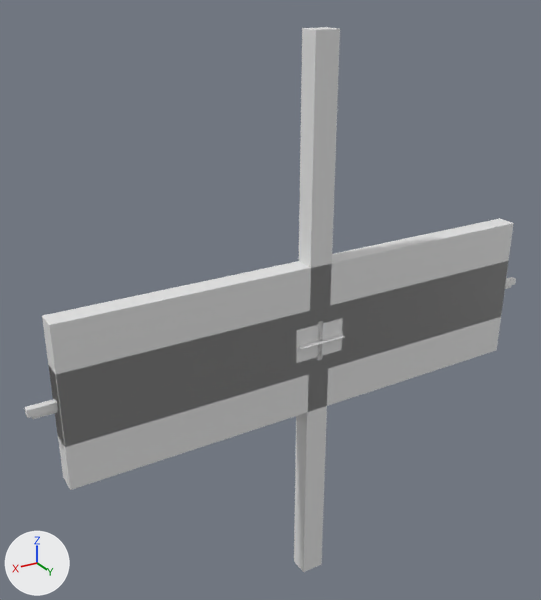
An edit to the glTF model game/assets/props/mail_bank.glb, drawn before and after from the same camera.
The view is the same before and after, from a camera (50 mm lens) standing at (0.921, 1.336, 0.789) and looking at (0.06, -0.099, 0.072). Lighting does not change. The marker at lower left points along +X, +Y and +Z. The older version comes first.

Names of what the first picture shows: 'EnvelopeStock', 'ParcelBand', 'ParcelStock', 'TimberCrown', 'TimberHeaderRail', 'TimberLowerPanel', 'TimberStile', 'WorkOrderStock'.
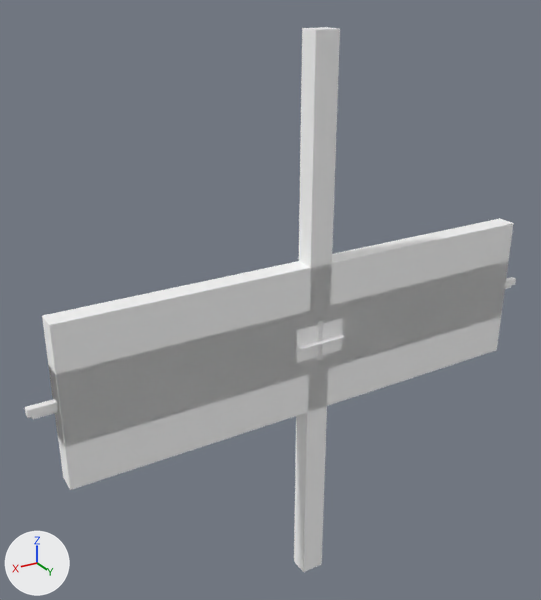
What differs and where, as boxes [x1, y1, x2, y2] in the pictures (541 x 600 px):
'TimberLowerPanel', recoloured, surface changed: [42, 218, 514, 490] in both
'TimberHeaderRail', recoloured, surface changed: [49, 261, 508, 447] in both
'TimberStile', recoloured, surface changed: [294, 27, 340, 572] in both
'ParcelStock', recoloured, surface changed: [296, 318, 343, 363] in both
'TimberCrown', recoloured, surface changed: [25, 277, 516, 419] in both
'EnvelopeStock', recoloured, surface changed: [298, 335, 345, 350] in both
'WorkOrderStock', recoloured, surface changed: [317, 321, 323, 361] in both
'ParcelBand', recoloured, surface changed: [296, 332, 343, 350] in both

The change in detail:
Material 'paper' (mat_paper) changes colour from white #e7e7e7 to white #ffffff; in linear values from (0.8, 0.8, 0.8) to (1.0, 1.0, 1.0).
In material 'paper' (mat_paper), metallic goes from 0.0 to 1.0.
Material 'wood_dark' (mat_wood_dark) changes colour from white #e7e7e7 to white #ffffff; in linear values from (0.8, 0.8, 0.8) to (1.0, 1.0, 1.0).
In material 'wood_dark' (mat_wood_dark), metallic goes from 0.0 to 1.0.
In material 'wood_dark' (mat_wood_dark), roughness goes from 0.5 to 1.0.
